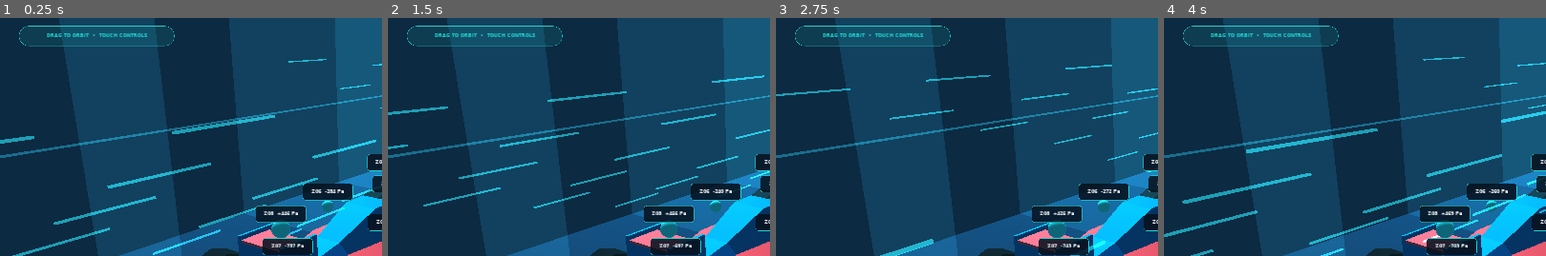
Above: before the commit, frames 1-4 (left to right).
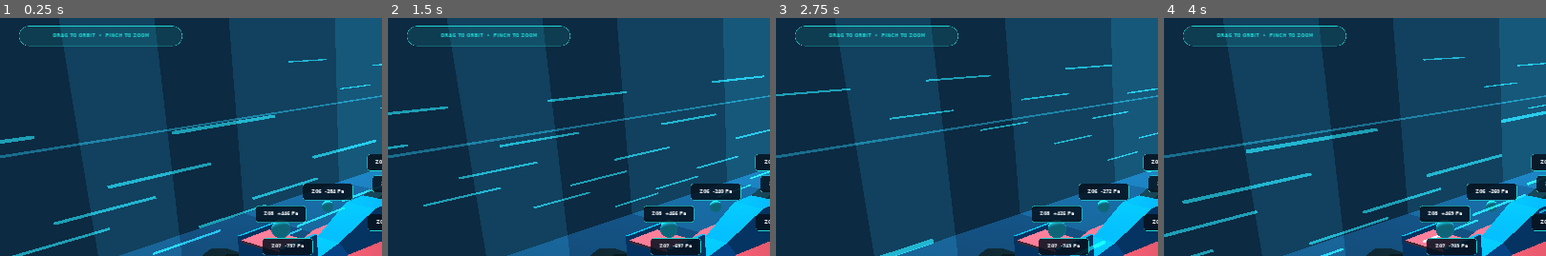
Above: after the commit, the same moments.

Repository: active-esl/godot-demos
Game: Godot game, scene res://Main.tscn
Same seed, same stepped clock (60 frames per second), same inputs: the game is played once before the commit and once after it.
Inputs:
- Up to frame 1 (0.25 s): no input
- Up to frame 2 (1.5 s): click "01 FRONT WING" at 0.5 s; click "02 NOSE" at 1.25 s
- Up to frame 3 (2.75 s): click "03 FRONT FLOOR" at 2 s
- Up to frame 4 (4 s): click "04 COCKPIT" at 2.75 s; click "05 MID FLOOR" at 3.5 s
The pictures show only the part of the screen within x 0-50%, y 12-62%; the shares and areas given below are measured in that part.

The runs differ from the first frame. In frame 1, 0.3% of the frame differs, in the area x 12-48%, y 3-12%; in frame 2, 0.3%; in frame 3, 0.3%; in frame 4, 0.3%.

Commit message:
feat: add two-finger zoom to aero demo

Diff:
--- a/demos/aero-pressure-digital-twin/Main.gd
+++ b/demos/aero-pressure-digital-twin/Main.gd
@@ -28,9 +28,14 @@
 var selected_sensor = 0
 var dragging = false
 var orbit_input_reported = false
+var zoom_input_reported = false
 var drag_origin = Vector2()
 var yaw_origin = 0.0
 var pitch_origin = 0.0
+var touch_points = {}
+var pinching = false
+var pinch_origin_distance = 0.0
+var pinch_origin_camera_distance = 0.0
 var speed_value
 var pressure_value
 var delta_value
@@ -155,7 +160,7 @@
 	hr.add_child(titles)
 	hr.add_child(pill("●  8 PRESSURE ZONES ONLINE", LIME, 330))
 
-	var hint = pill("DRAG TO ORBIT  •  TOUCH CONTROLS", CYAN, 390)
+	var hint = pill("DRAG TO ORBIT  •  PINCH TO ZOOM", CYAN, 410)
 	hint.anchor_left = 0.025
 	hint.anchor_top = 0.12
 	hint.rect_position.y = 18
@@ -277,29 +282,63 @@
 	# that begin in the 3D viewport so the controls column remains interactive.
 	if event is InputEventScreenTouch:
 		if event.pressed and orbit_region_has_point(event.position):
-			dragging = true
-			drag_origin = event.position
-			yaw_origin = yaw
-			pitch_origin = pitch
+			touch_points[event.index] = event.position
+			if touch_points.size() == 1:
+				begin_orbit(event.position)
+			elif touch_points.size() == 2:
+				begin_pinch()
 		elif not event.pressed:
-			dragging = false
-	elif event is InputEventScreenDrag and dragging:
+			touch_points.erase(event.index)
+			pinching = false
+			if touch_points.size() == 1:
+				begin_orbit(touch_points.values()[0])
+			else:
+				dragging = false
+	elif event is InputEventScreenDrag and touch_points.has(event.index):
+		touch_points[event.index] = event.position
+		if touch_points.size() >= 2:
+			if not pinching:
+				begin_pinch()
+			zoom_from_pinch()
+		elif dragging:
+			orbit_from_delta(event.position - drag_origin)
+		get_tree().set_input_as_handled()
+	elif event is InputEventMouseButton and event.button_index == BUTTON_LEFT:
+		if touch_points.empty():
+			if event.pressed and orbit_region_has_point(event.position):
+				begin_orbit(event.position)
+			else:
+				dragging = false
+	elif event is InputEventMouseMotion and dragging and touch_points.empty():
 		orbit_from_delta(event.position - drag_origin)
 		get_tree().set_input_as_handled()
-	elif event is InputEventMouseButton and event.button_index == BUTTON_LEFT:
-		if event.pressed and orbit_region_has_point(event.position):
-			dragging = true
-			drag_origin = event.position
-			yaw_origin = yaw
-			pitch_origin = pitch
-		else:
-			dragging = false
-	elif event is InputEventMouseMotion and dragging:
-		orbit_from_delta(event.position - drag_origin)
-		get_tree().set_input_as_handled()
 
 func orbit_region_has_point(position):
 	return position.x < get_viewport().size.x * 0.75 and position.y > 112.0
+
+func begin_orbit(position):
+	dragging = true
+	drag_origin = position
+	yaw_origin = yaw
+	pitch_origin = pitch
+
+func begin_pinch():
+	var points = touch_points.values()
+	pinch_origin_distance = points[0].distance_to(points[1])
+	pinch_origin_camera_distance = distance
+	pinching = pinch_origin_distance > 1.0
+	dragging = false
+
+func zoom_from_pinch():
+	var points = touch_points.values()
+	var current_distance = points[0].distance_to(points[1])
+	if not pinching or current_distance <= 1.0:
+		return
+	if not zoom_input_reported and abs(current_distance - pinch_origin_distance) > 4.0:
+		zoom_input_reported = true
+		print("AERO_TOUCH_ZOOM_ACTIVE")
+	distance = clamp(pinch_origin_camera_distance * pinch_origin_distance / current_distance, 6.0, 16.0)
+	update_camera()
 
 func orbit_from_delta(delta):
 	if not orbit_input_reported and delta.length_squared() > 4.0:
